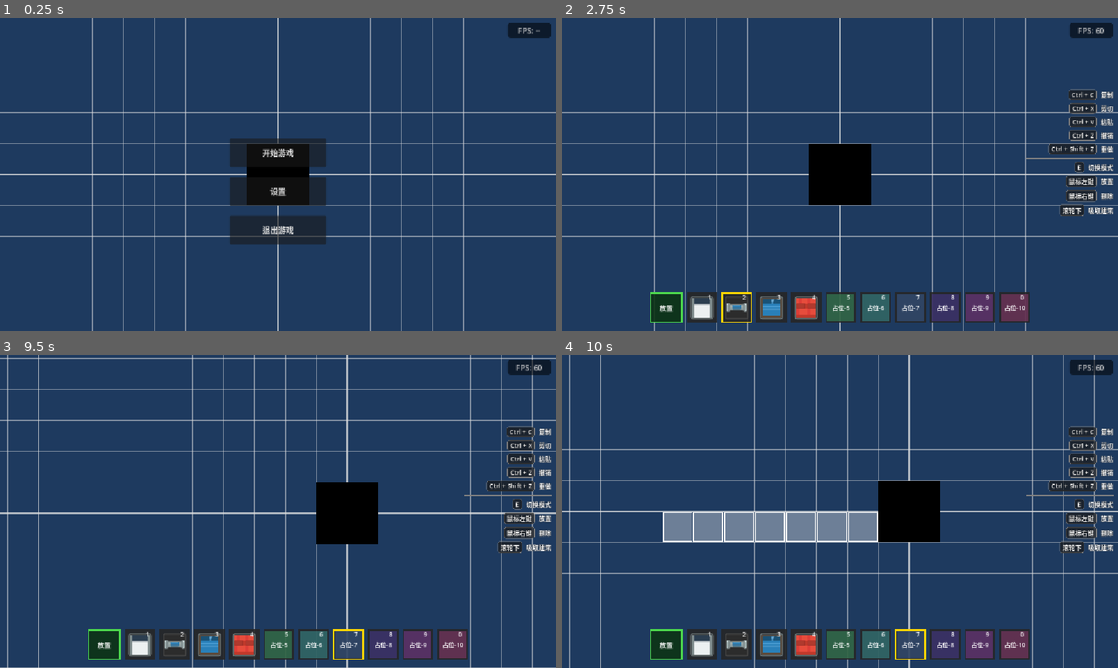
Above: before the commit, frames 1-4 (two rows, left to right).
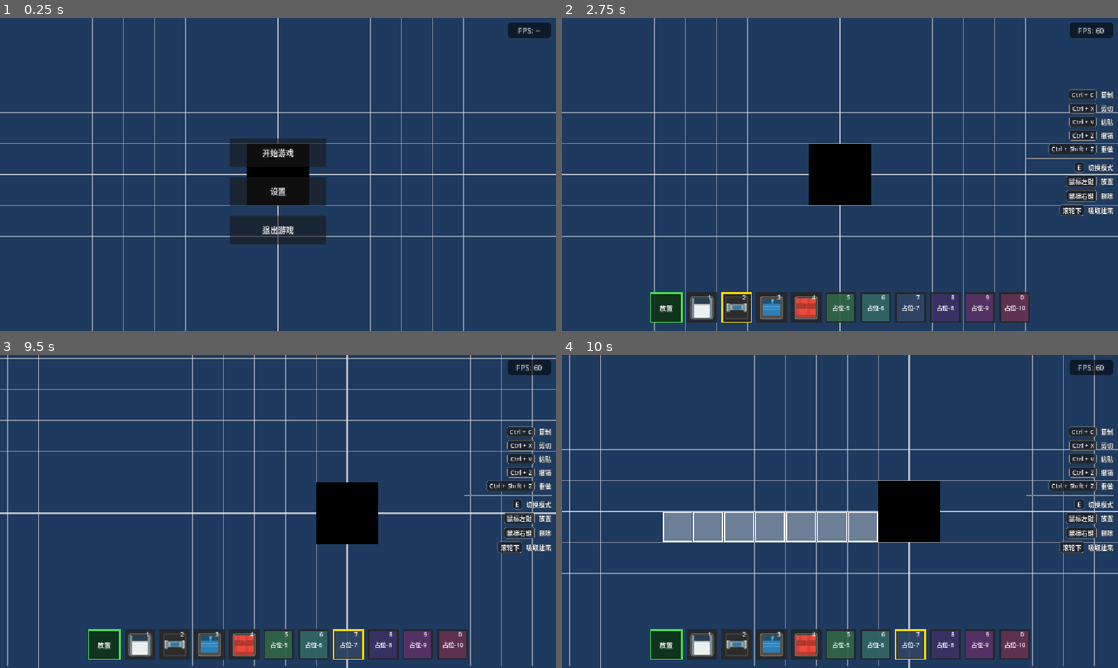
Above: after the commit, the same moments.

Repository: liuyun847/demo
Game: Godot game, scene res://scenes/main.tscn
The game is run twice, just before and just after one commit, with the same random seed, the same clock (stepped at 60 frames per second) and the same inputs.
Inputs (mouse positions are in pixels of both pictures, inside the frame that each line leads up to):
- Up to frame 1 (0.25 s): no input
- Up to frame 2 (2.75 s): click "开始游戏" at 0.5 s; tap Enter at 1.25 s; drag from (701, 309) to (895, 105) at 1.27 s; tap Space at 2 s; drag from (734, 309) to (812, 237) at 2.02 s
- Up to frame 3 (9.5 s): tap Enter at 2.75, 5 s; move the mouse to (211, 646) at 2.77 s; hold A (move_left) 2.78-3.5 s; hold R (rotate_clipboard) 2.78-3.5 s; click (211, 646) at 2.92 s; drag from (244, 646) to (111, 464) at 3.52 s; tap Space at 4.25, 5.75 s; drag from (278, 646) to (305, 511) at 4.27 s; drag from (311, 646) to (194, 433) at 5.02 s; move the mouse to (350, 646) at 5.77 s; hold W (move_up) 5.78-6.5 s; tap 3 (slot_3) at 5.85 s; click (350, 646) at 5.92 s; drag from (383, 646) to (166, 527) at 6.52 s; drag from (417, 646) to (333, 442) at 7.27 s; drag from (450, 646) to (250, 574) at 8.02 s; move the mouse to (111, 464) at 8.77 s; hold S (move_down) from 8.78 s (still down); tap 7 (slot_7) at 8.85 s
- Up to frame 4 (10 s): release S (move_down) at 9.5 s; drag from (867, 511) to (673, 464) at 9.52 s

Frames 1-2 are identical in both runs. In frame 3, 0.2% of the frame differs, in the area x 0-100%, y 99-100%; in frame 4, less than 0.1%.

Commit message:
style(InfiniteGridMap): 优化网格线绘制逻辑，提升绘制效率
重构了细网格线的绘制循环，不再遍历加载的区块，而是直接根据可视范围计算需要绘制的网格线，减少不必要的计算次数

Diff:
--- a/scripts/InfiniteGridMap.gd
+++ b/scripts/InfiniteGridMap.gd
@@ -83,21 +83,31 @@
 	if show_thin_lines:
 		var thin_v_points := PackedVector2Array()
 		var thin_h_points := PackedVector2Array()
-		for block_coord: Vector2i in loaded_blocks:
-			var block_offset: Vector2 = Vector2(block_coord.x * block_pixel_size, block_coord.y * block_pixel_size)
-			var top: float = block_offset.y
-			var bottom: float = block_offset.y + block_pixel_size
-			var left: float = block_offset.x
-			var right: float = block_offset.x + block_pixel_size
 
-			for x in range(1, GameConfig.big_cell_size):
-				var line_x: float = block_offset.x + x * GameConfig.cell_size
-				thin_v_points.append(Vector2(line_x, top))
-				thin_v_points.append(Vector2(line_x, bottom))
-			for y in range(1, GameConfig.big_cell_size):
-				var line_y: float = block_offset.y + y * GameConfig.cell_size
-				thin_h_points.append(Vector2(left, line_y))
-				thin_h_points.append(Vector2(right, line_y))
+		var min_x: float = top_left.x
+		var max_x: float = bottom_right.x
+		var min_y: float = top_left.y
+		var max_y: float = bottom_right.y
+
+		var start_cell_x: int = int(floor(min_x / GameConfig.cell_size))
+		var end_cell_x: int = int(ceil(max_x / GameConfig.cell_size))
+		var start_cell_y: int = int(floor(min_y / GameConfig.cell_size))
+		var end_cell_y: int = int(ceil(max_y / GameConfig.cell_size))
+
+		for cell_x in range(start_cell_x, end_cell_x):
+			if cell_x % GameConfig.big_cell_size == 0:
+				continue
+			var line_x: float = cell_x * GameConfig.cell_size
+			thin_v_points.append(Vector2(line_x, min_y))
+			thin_v_points.append(Vector2(line_x, max_y))
+
+		for cell_y in range(start_cell_y, end_cell_y):
+			if cell_y % GameConfig.big_cell_size == 0:
+				continue
+			var line_y: float = cell_y * GameConfig.cell_size
+			thin_h_points.append(Vector2(min_x, line_y))
+			thin_h_points.append(Vector2(max_x, line_y))
+
 		draw_multiline(thin_v_points, GameConfig.line_color, adjusted_thin_width)
 		draw_multiline(thin_h_points, GameConfig.line_color, adjusted_thin_width)
 
